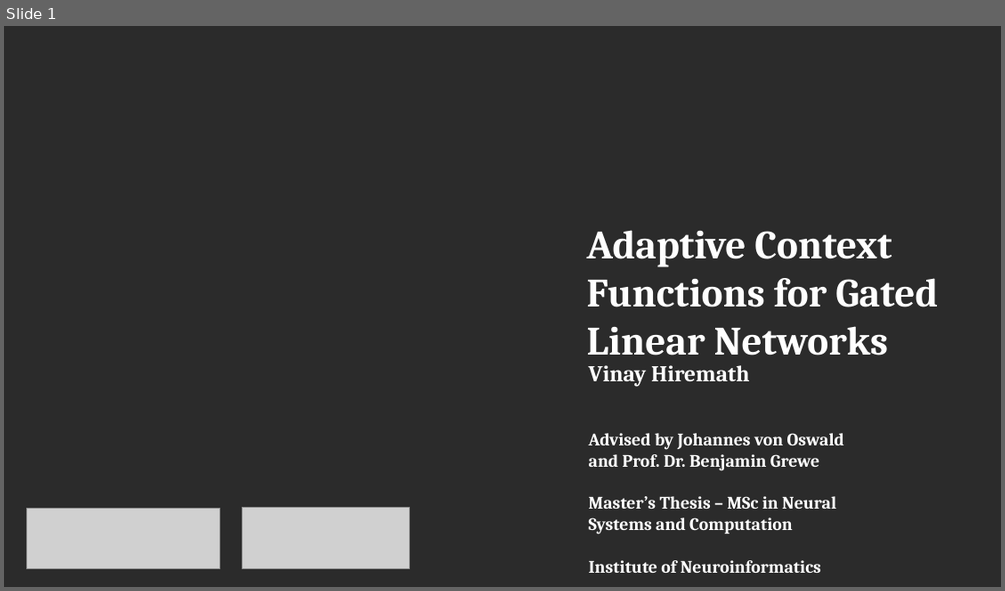
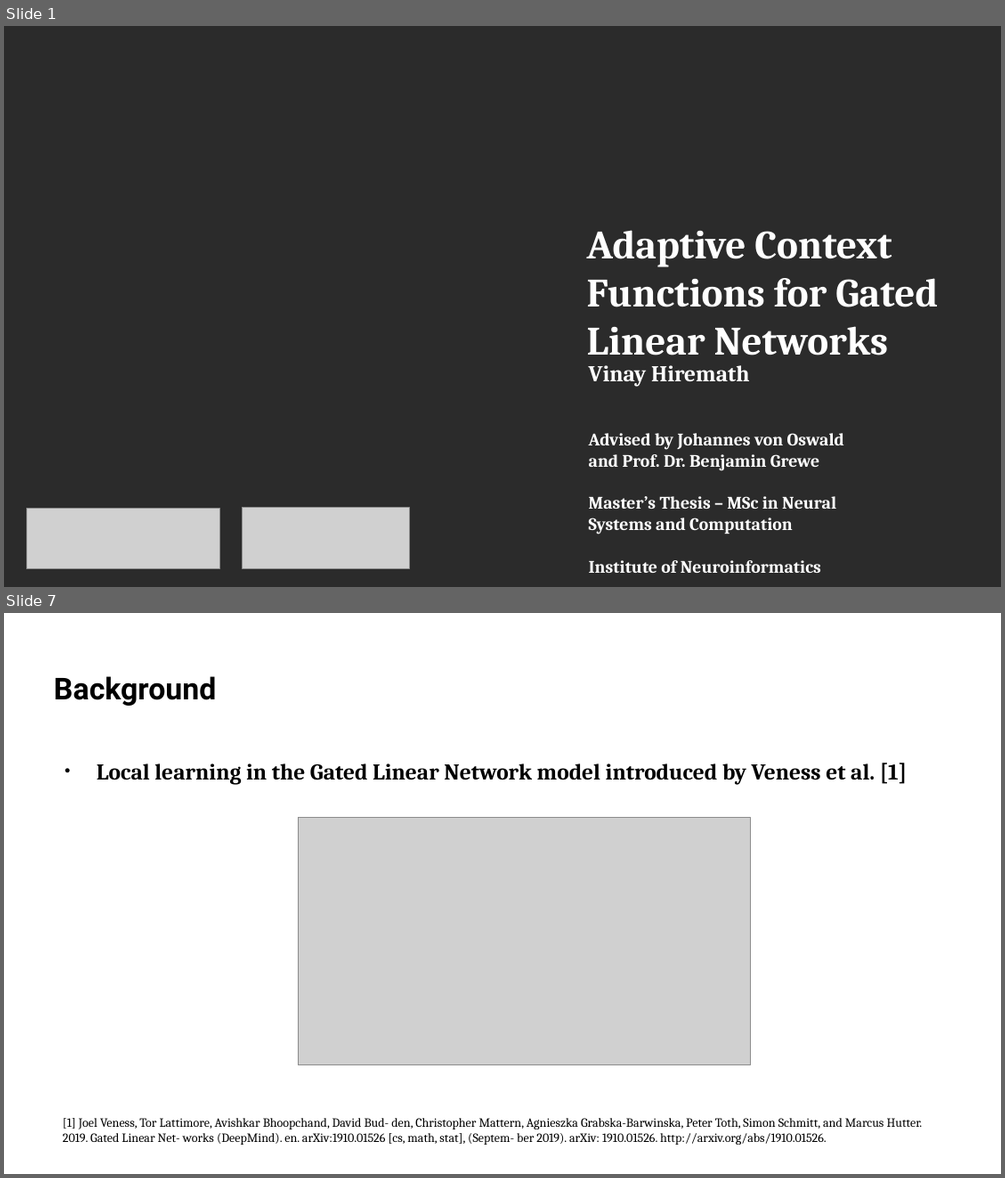
Before and after one commit to vinayh/gln-thesis, a slide deck: Presentation.odp. Shown one above the other, each under a label of ours: slide 1 before the commit, slides 1 and 7 after it; the slides between them are not shown. The pictures are 1005x591 and 1005x1178 pixels, drawn with LibreOffice and Linux fonts; fonts in the diff are those of the drawing; grey boxes stand for pictures; background and template pictures are left out; a plain dark background stands for a picture behind light text. Boxes give left, top, right and bottom in pixels: in the first picture for what was removed or moved away, otherwise in the second. Text is boxed around its words. In the diff, an @@ line names an element or a change of style, - is before the commit and + after.

```diff
--- a/Presentation.odp
+++ b/Presentation.odp
@@ slide 7 added at (4,613,1001,1174), background picture (left out) @@
@@ title added at (54,676,216,706), 24 pt, text #000000, bold @@
+Background
@@ text added at (97,763,906,785), 18 pt, text #000000, bold @@
+● Local learning in the Gated Linear Network model introduced by Veness et al. [1]
@@ picture added at (298,818,750,1065) @@
@@ text added at (63,1118,922,1144), 10 pt, text #000000 @@
+[1] Joel Veness, Tor Lattimore, Avishkar Bhoopchand, David Bud- den, Christopher Mattern, Agnieszka Grabska-Barwinska, Peter Toth, Simon Schmitt, and Marcus Hutter. 2019. Gated Linear Net- works (DeepMind). en. arXiv:1910.01526 [cs, math, stat], (Septem- ber 2019). arXiv: 1910.01526. http://arxiv.org/abs/1910.01526.
@@ text added at (129,1152,275,1174), 12 pt, text #FFFFFF @@
+September 14, 2021
@@ page number added at (837,1152,950,1174), 12 pt, text #FFFFFF @@
+7/19
```
Also in this commit, not shown: 17 other slides added, 2 slides removed, 2 other files.
